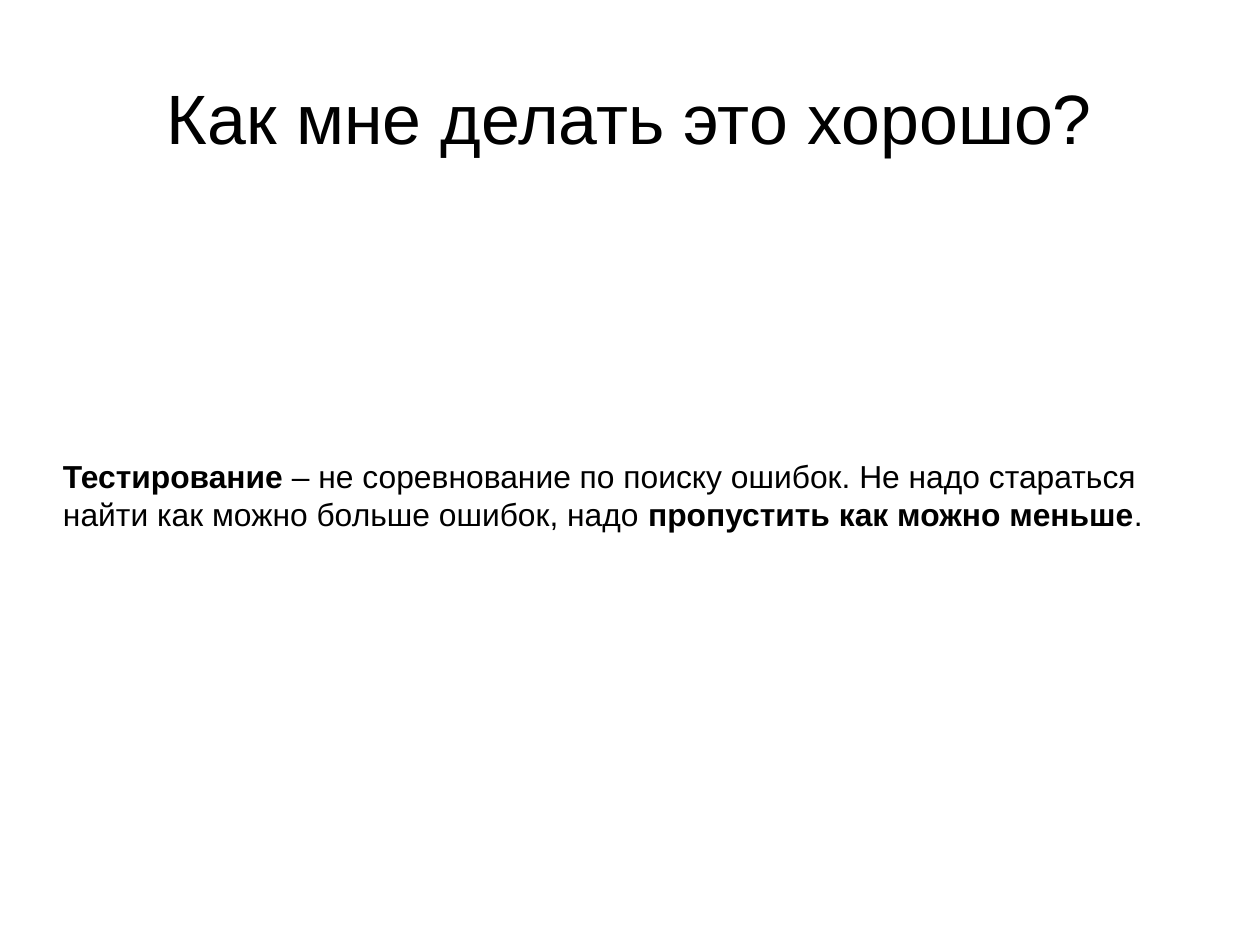
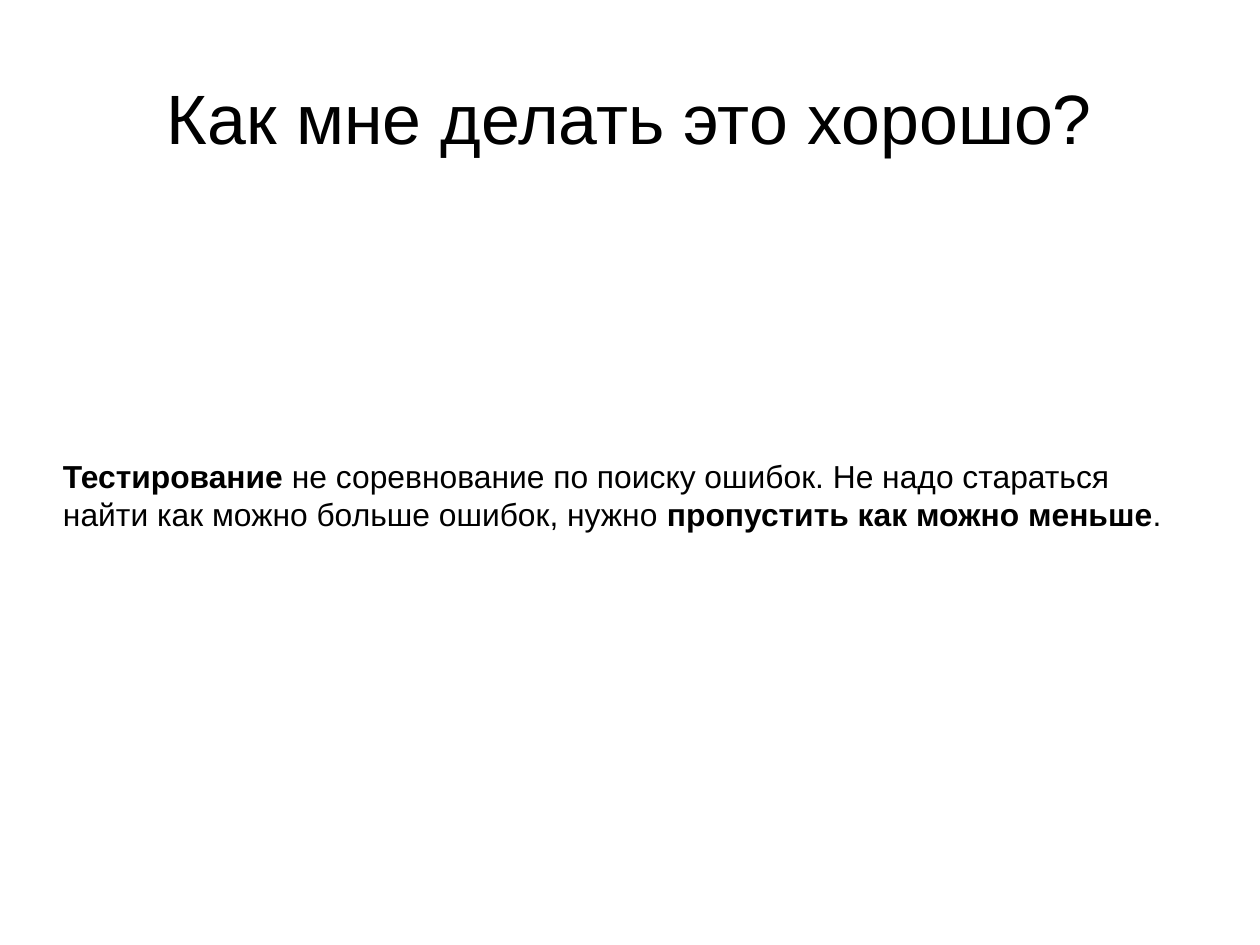
Before and after one commit to MinskLUG/linux_courses, a slide deck: slide 9 of sam-solutions/12_QA_intro_libreoffice.odp. Drawn at 1260x945 pixels with LibreOffice and Linux fonts; fonts in the diff are those of the drawing. Boxes give left, top, right and bottom in pixels: in the first picture for what was removed or moved away, otherwise in the second. Text is boxed around its words. In the diff, an @@ line names an element or a change of style, - is before the commit and + after.

Commit message:
Исправления ошибок и опечаток в презентации про QA

```diff
--- a/sam-solutions/12_QA_intro_libreoffice.odp
+++ b/sam-solutions/12_QA_intro_libreoffice.odp
@@ subtitle at box(63, 464, 1161, 532): text changed @@
-Тестирование – не соревнование по поиску ошибок. Не надо стараться найти как можно больше ошибок, надо пропустить как можно меньше.
+Тестирование не соревнование по поиску ошибок. Не надо стараться найти как можно больше ошибок, нужно пропустить как можно меньше.
```
Also in this commit, not shown: 7 other slides changed.
